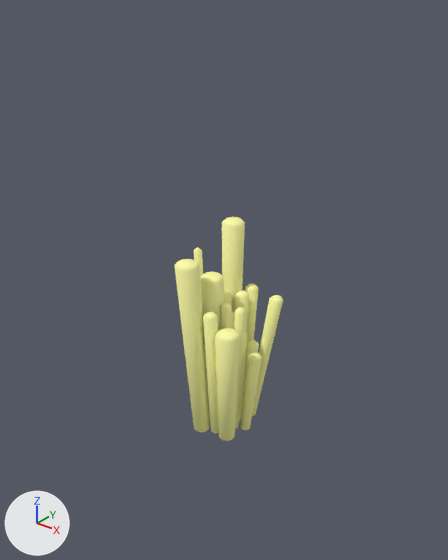
Before and after pictures for a commit that changed the Blender file Assets/Models/RoomObjects/Mineral/Zynthium.blend.
Rendered twice from a camera (50 mm lens) standing at (1.135, -1.429, 1.501) and looking at (-0.006, -0.003, 0.616). Every picture has the same lights, and +X, +Y and +Z are marked at lower left. The same objects are shown in both versions, whatever each file hides.

The first picture shows 'Zynthium'.
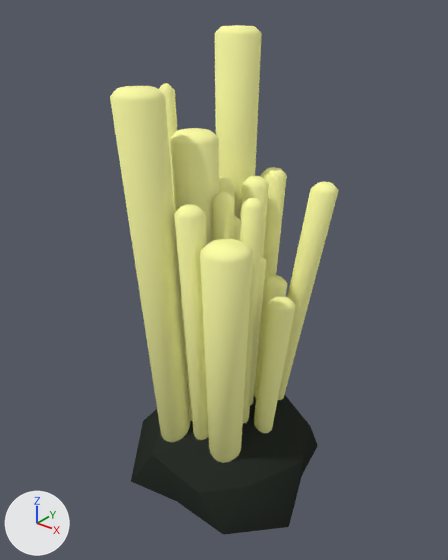
Location of each change, (x1, y1, x2, y2) in pixels of the pictures (448 x 560 px):
```json
{"object": "Zynthium", "change": "moved, turned", "before": [174, 217, 283, 441], "after": [110, 25, 338, 463]}
{"object": "Rock", "change": "added", "after": [131, 395, 318, 534], "on screen": "black"}
```

Edits to the scene script, one JSON object a line:
```json
{"block": "me_cylinder", "where": "me_cylinder.from_pydata(...)  # 828 vertices, 460 faces; spans x -0.143..0.143, y -0.168..0.168, z 0.046..0.779"}
{"block": "me_cylinder", "where": "# used by ob_zynthium; location = (0.0, 0.0, 0.0)"}
{"block": "me_cylinder", "change": "me_cylinder part 1: the whole mesh is turned -90 degrees about the x axis through its middle and scaled by 1.85, then moved by (0.041, 0.607, -0.391)"}
{"op": "add", "block": "me_circle_002_1", "code": ["me_circle_002_1 = bpy.data.meshes.new('Circle.002')", "me_circle_002_1.from_pydata(...)  # 26 vertices, 40 faces; spans x -0.205..0.278, y -0.156..0.093, z -0.249..0.214", "me_circle_002_1.polygons.foreach_set('use_smooth', [True] * 40)", "me_circle_002_1.materials.append(mat_rock)  # black #2b302a"]}
{"op": "set", "path": "ob_zynthium.location", "old": "(0.0, 0.0, 0.0)", "new": "(-0.036, 0.0, 0.084)"}
{"op": "set", "path": "ob_zynthium.rotation_euler", "old": "(0.0, 0.0, 0.0)", "new": "(1.571, 0.0, 0.0)", "note": "degrees (0, 0, 0) -> degrees (90, 0, 0)"}
{"op": "add", "block": "ob_rock", "code": ["ob_rock = bpy.data.objects.new('Rock', me_circle_002_1)", "ob_rock.location = (-0.036, 0.0, 0.084)", "ob_rock.rotation_euler = (1.571, 0.0, 0.0)  # degrees (90, 0, 0)", "ob_rock.scale = (1.44, 1.44, 1.44)", "_m = ob_rock.modifiers.new('Bevel', 'BEVEL')", "_m.width = 0.003", "_m.width_pct = 0.003", "_m.offset_type = 'WIDTH'", "_m.spread = 0.0"]}
```
